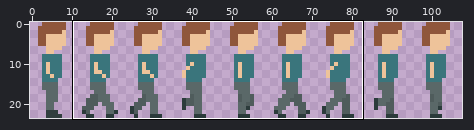
Edited in one commit: sprite sheet (assets/person.png). The picture above shows the old version from afar; the outline marks the close-up.
Close-up. Before the commit:
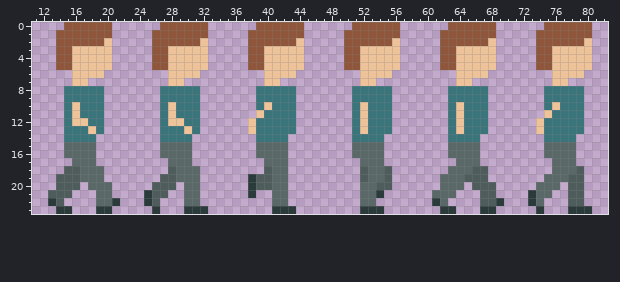
The file is 108x24 pixels. Shown: x 11..82, y 0..23.
The result:
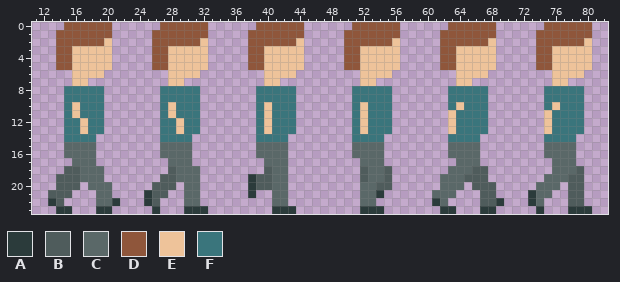
Palette (. is transparent): A #2b3b3b  B #4f5c5c  C #5a6868  D #8f563b  E #eec39a  F #3a757c
Changes in this commit:
Colour F becomes colour E in row 11 at x 40 and 63; in row 12 at x 40, 63 and 75; in row 13 at x 17, 29, 40, 63 and 75.
Colour E becomes colour F in row 11 at x 39 and 64; in row 12 at x 16, 28 and 64; in row 13 at x 18, 30 and 64.
The edit erases colour E in rows 12 to 13 at x 38 and 74.
Pixel boxes of the changes (left, top, right, bottom) in both close-ups:
changed: (248, 110, 272, 134)
changed: (448, 110, 464, 134)
changed: (72, 118, 96, 134)
changed: (168, 118, 192, 134)
changed: (536, 118, 552, 134)
